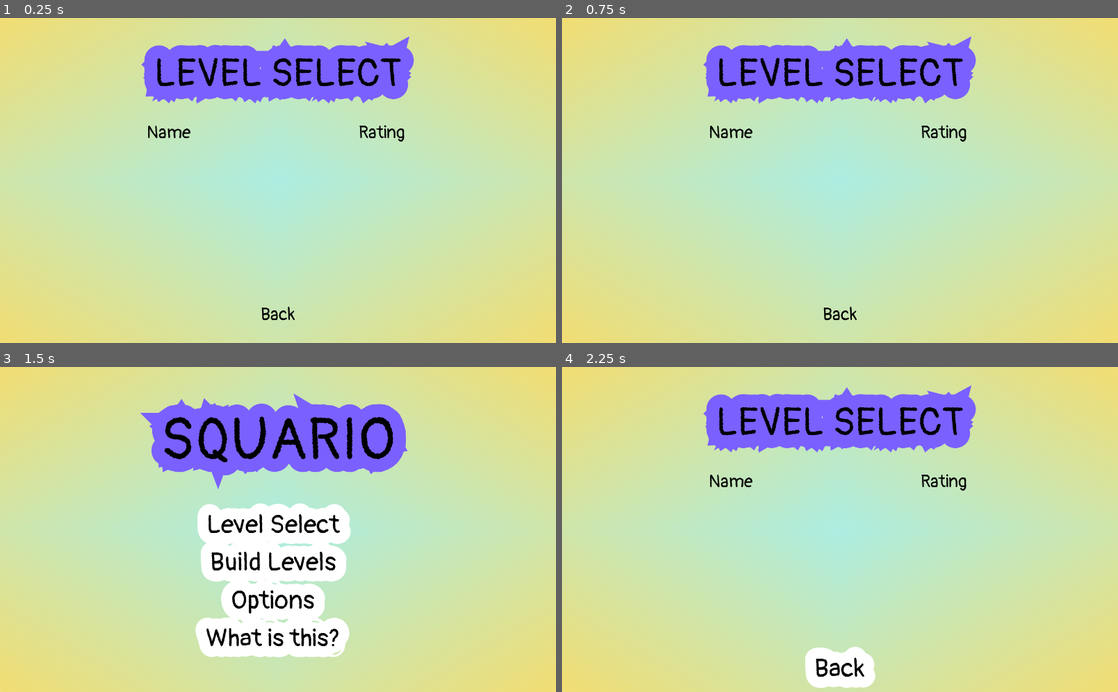
Above: before the commit, frames 1-4 (two rows, left to right).
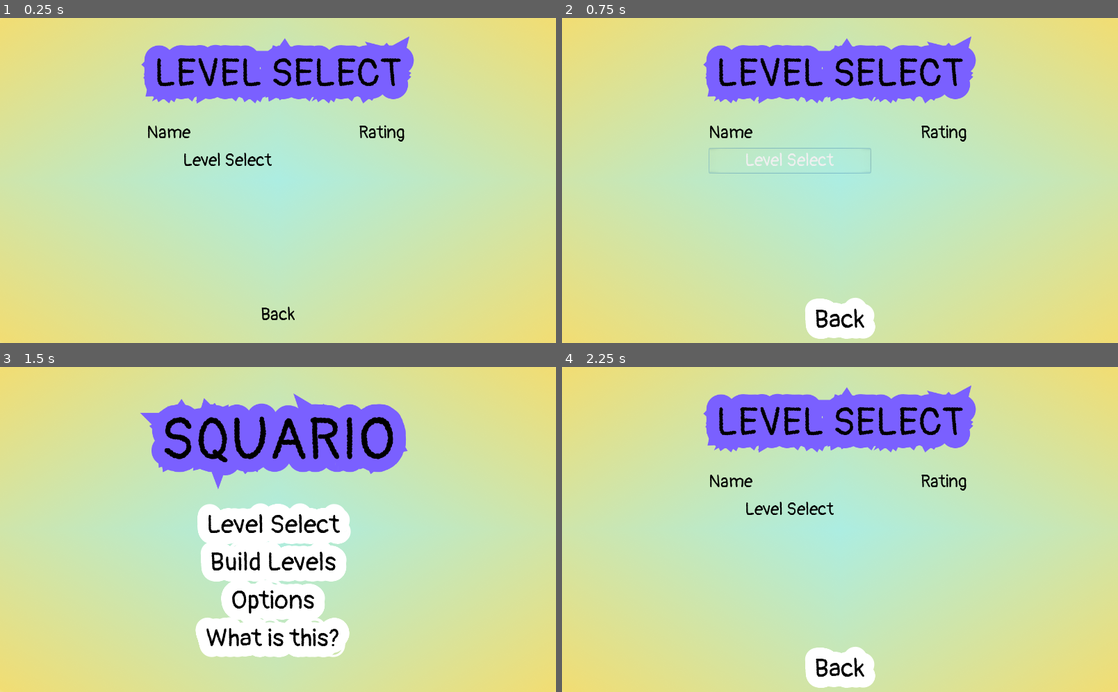
Above: after the commit, the same moments.

Repository: SquadGames/Platformer
Game: Godot game, scene res://LevelSelect.tscn
Two runs of this game, one before a commit and one after it. Both use one fixed random seed, a clock stepped at 60 frames per second and the inputs below. This scene is started directly instead of the project's main scene.
Inputs (mouse positions are in pixels of both pictures, inside the frame that each line leads up to):
- Up to frame 1 (0.25 s): no input
- Up to frame 2 (0.75 s): click (789, 161) at 0.5 s, where only the run after the commit has a clickable "Level Select"
- Up to frame 3 (1.5 s): click "Back" at 1.25 s
- Up to frame 4 (2.25 s): click "Level Select" at 2 s

The runs differ from the first frame. In frame 1, 0.3% of the frame differs, in the area x 33-49%, y 41-46%; in frame 2, 1.7%, in the area x 26-57%, y 39-99%; in frame 3, nothing differs; in frame 4, 0.3%.
Error before the commit: Invalid get index 'levels' (on base: 'Nil'). (res://LevelSelect.gd:15)
Error after the commit: Invalid get index 'levels' (on base: 'Nil'). (res://LevelSelect.gd:16)

Commit message:
some progress

Diff:
--- /dev/null
+++ b/LevelButton.tscn
@@ -0,0 +1,20 @@
+[gd_scene load_steps=4 format=2]
+
+[ext_resource path="res://assets/GUI/Fonts/Pangolin-Regular.ttf" type="DynamicFontData" id=1]
+[ext_resource path="res://MenuButton.gd" type="Script" id=2]
+
+[sub_resource type="DynamicFont" id=1]
+size = 32
+font_data = ExtResource( 1 )
+
+[node name="MenuButton" type="Button"]
+margin_right = 276.0
+margin_bottom = 46.0
+custom_fonts/font = SubResource( 1 )
+custom_colors/font_color = Color( 0, 0, 0, 1 )
+text = "Level Select"
+flat = true
+script = ExtResource( 2 )
+__meta__ = {
+"_edit_use_anchors_": false
+}
--- a/LevelSelect.gd
+++ b/LevelSelect.gd
@@ -1,6 +1,7 @@
 extends Control
 
 var RatingLabel = preload("res://RatingLabel.tscn")
+var LevelButton = preload("res://LevelButton.tscn")
 var rng = RandomNumberGenerator.new()
 
 func _ready():
--- a/LevelSelect.tscn
+++ b/LevelSelect.tscn
@@ -8,10 +8,12 @@
 [ext_resource path="res://assets/GUI/Squario Menu BG.png" type="Texture" id=6]
 [ext_resource path="res://LevelSelect.gd" type="Script" id=7]
 [ext_resource path="res://assets/GUI/Fonts/Pangolin-Regular.ttf" type="DynamicFontData" id=8]
-[ext_resource path="res://RatingLabel.tscn" type="PackedScene" id=9]
-[ext_resource path="res://assets/GUI/Fonts/LevelList-Rating.tres" type="DynamicFont" id=10]
 
 [sub_resource type="DynamicFont" id=1]
+size = 32
+font_data = ExtResource( 8 )
+
+[sub_resource type="DynamicFont" id=2]
 size = 32
 font_data = ExtResource( 8 )
 
@@ -65,34 +67,23 @@
 }
 
 [node name="Levels" type="VBoxContainer" parent="."]
-margin_left = 276.0
+margin_left = 270.0
 margin_top = 240.0
-margin_right = 575.0
+margin_right = 569.0
 margin_bottom = 495.0
 __meta__ = {
 "_edit_use_anchors_": false
 }
+
+[node name="LevelButton" parent="Levels" instance=ExtResource( 4 )]
+margin_right = 299.0
+custom_fonts/font = SubResource( 2 )
 
 [node name="Ratings" type="VBoxContainer" parent="."]
 margin_left = 600.0
 margin_top = 240.0
 margin_right = 744.0
 margin_bottom = 500.0
-__meta__ = {
-"_edit_use_anchors_": false
-}
-
-[node name="RatingLabel" parent="Ratings" instance=ExtResource( 9 )]
-visible = false
-custom_fonts/normal_font = ExtResource( 10 )
-label_text = "800"
-
-[node name="LevelList" type="HBoxContainer" parent="."]
-visible = false
-margin_left = 276.0
-margin_top = 246.0
-margin_right = 744.0
-margin_bottom = 501.0
 __meta__ = {
 "_edit_use_anchors_": false
 }
--- a/RatingLabel.gd
+++ b/RatingLabel.gd
@@ -9,4 +9,4 @@
 
 # Called when the node enters the scene tree for the first time.
 func _ready():
-	self.text = label_text
+	self.bbcode_text = "[right]%s[/right]" % label_text
Not shown: 1 places in LevelSelect.tscn that only renumber resources
Renamed: assets/GUI/Fonts/LevelList-Rating.tres -> assets/GUI/Fonts/LevelListItem.tres
